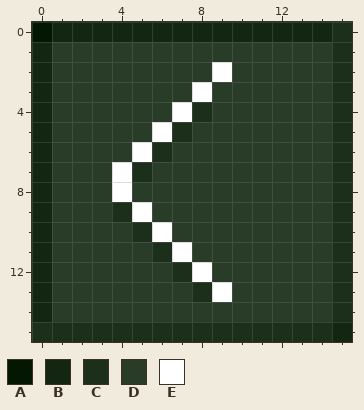
Pixel-art sprite -- src/main/resources/assets/sigma/textures/spell/booleanOperatorLessThan.png. Above: the version before the commit.
The file is 16x16 pixels. Colours within 5 levels of each other are drawn and written as one.
Palette (. is transparent): A #041703  B #132612  C #1c2f1b  D #293c28  E #ffffff
Now the later version:
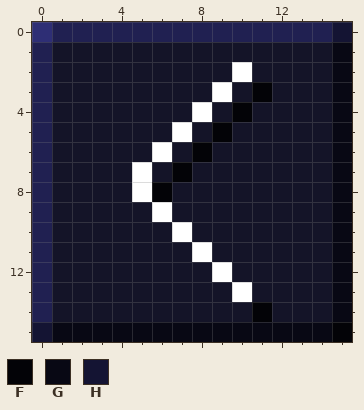
Colours new in this view: F #030307  G #080814  H #141433
Changes in this commit:
@@ palette @@
-A #041703
+A #2e2e75
-B #132612
+B #202051
-D #293c28
+D #141428
@@ x 0..15 @@
- 0 ABBBBBBBBBBBBBBC
- 1 BDDDDDDDDDDDDDDC
- 2 BDDDDDDDDEDDDDDC
- 3 BDDDDDDDEDDDDDDC
- 4 BDDDDDDECDDDDDDC
- 5 BDDDDDECDDDDDDDC
- 6 BDDDDECDDDDDDDDC
- 7 BDDDECDDDDDDDDDC
- 8 BDDDEDDDDDDDDDDC
- 9 BDDDCEDDDDDDDDDC
-10 BDDDDCEDDDDDDDDC
-11 BDDDDDCEDDDDDDDC
-12 BDDDDDDCEDDDDDDC
-13 BDDDDDDDCEDDDDDC
-14 BDDDDDDDDDDDDDDC
-15 CCCCCCCCCCCCCCCB
+ 0 ABBBBBBBBBBBBBBH
+ 1 BDDDDDDDDDDDDDDG
+ 2 BDDDDDDDDDEDDDDG
+ 3 BDDDDDDDDEDFDDDG
+ 4 BDDDDDDDEDFDDDDG
+ 5 BDDDDDDEDFDDDDDG
+ 6 BDDDDDEDFDDDDDDG
+ 7 BDDDDEDFDDDDDDDG
+ 8 BDDDDEFDDDDDDDDG
+ 9 BDDDDDEDDDDDDDDG
+10 BDDDDDDEDDDDDDDG
+11 BDDDDDDDEDDDDDDG
+12 BDDDDDDDDEDDDDDG
+13 BDDDDDDDDDEDDDDG
+14 BDDDDDDDDDDFDDDG
+15 HGGGGGGGGGGGGGGF
Changed places in both pictures, as pixel boxes (x1, y1, x2, y2):
changed: (32, 22, 352, 342)
